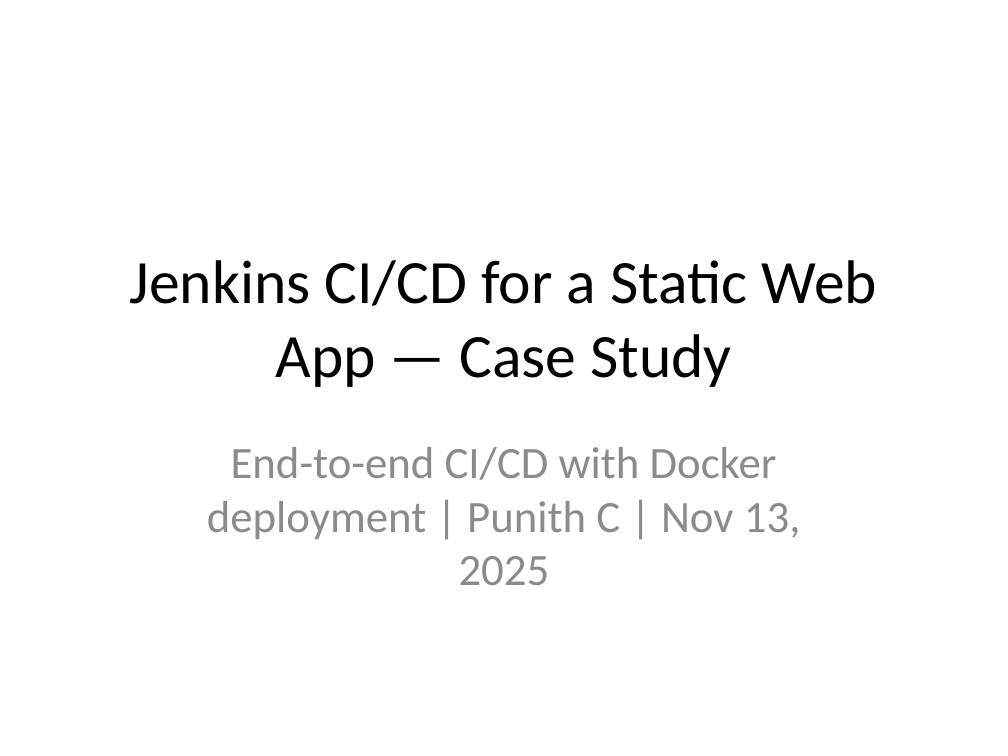
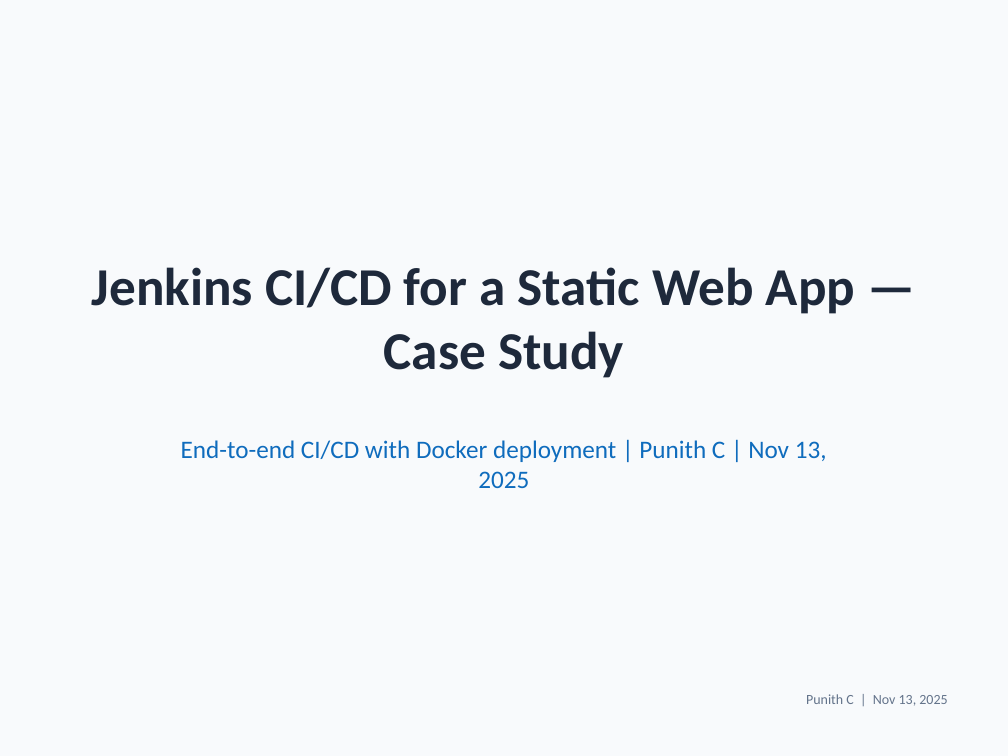
Before and after one commit to Punith968/simple-webapp-jenkins-ci-cd, a slide deck: slide 1 of simple-webapp-jenkins-ci-cd/project_presentation.pptx. Drawn at 1008x756 pixels with LibreOffice and Linux fonts; fonts in the diff are those of the drawing. Boxes give left, top, right and bottom in pixels: in the first picture for what was removed or moved away, otherwise in the second. Text is boxed around its words. In the diff, an @@ line names an element or a change of style, - is before the commit and + after.

Commit message:
Enhance PPT: theme, footer, and optional screenshots embedding

```diff
--- a/simple-webapp-jenkins-ci-cd/project_presentation.pptx
+++ b/simple-webapp-jenkins-ci-cd/project_presentation.pptx
@@ background #FFFFFF to #F8FAFC @@
@@ title "Jenkins CI/CD for a Static ..." at [92,267,855,378]: size 44 to 38 pt, text colour #000000 to #1E293B, bold on @@
@@ subtitle "End-to-end CI/CD with Docker deployment ..." at [181,440,827,488]: size 32 to 18 pt, text colour #8C8C8C to #0F6CBD; less space between paragraphs @@
@@ text added at [806,694,947,706], 10 pt, text #64748B @@
+Punith C | Nov 13, 2025
```
Also in this commit, not shown: 14 other slides changed, 3 slides added, 1 slide removed, 1 other file.
